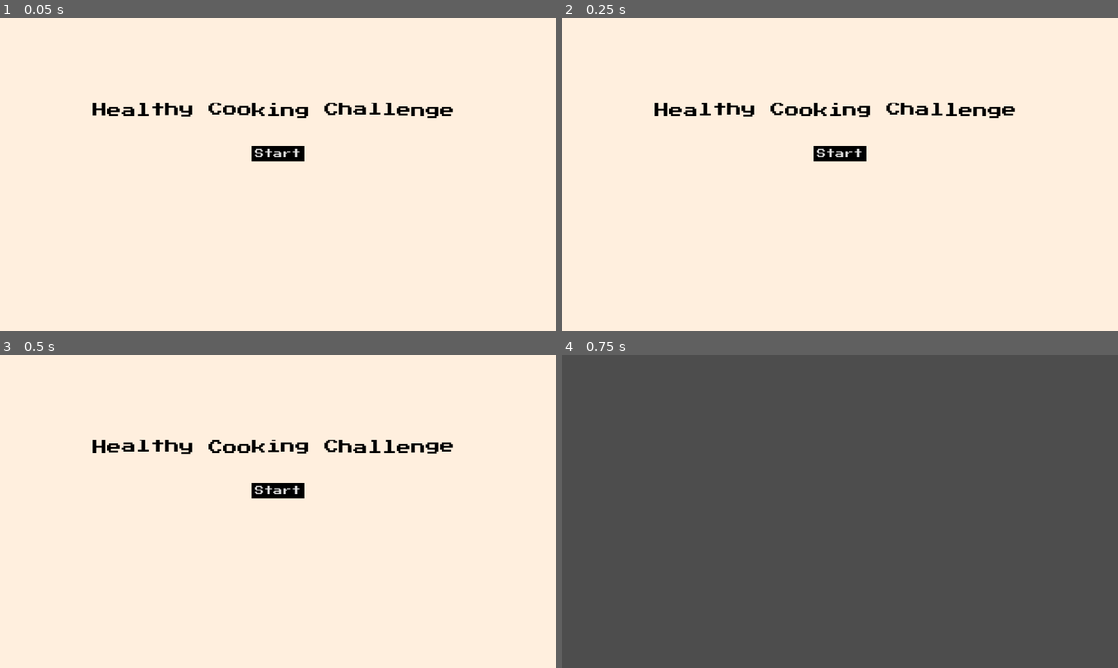
Above: before the commit, frames 1-4 (two rows, left to right).
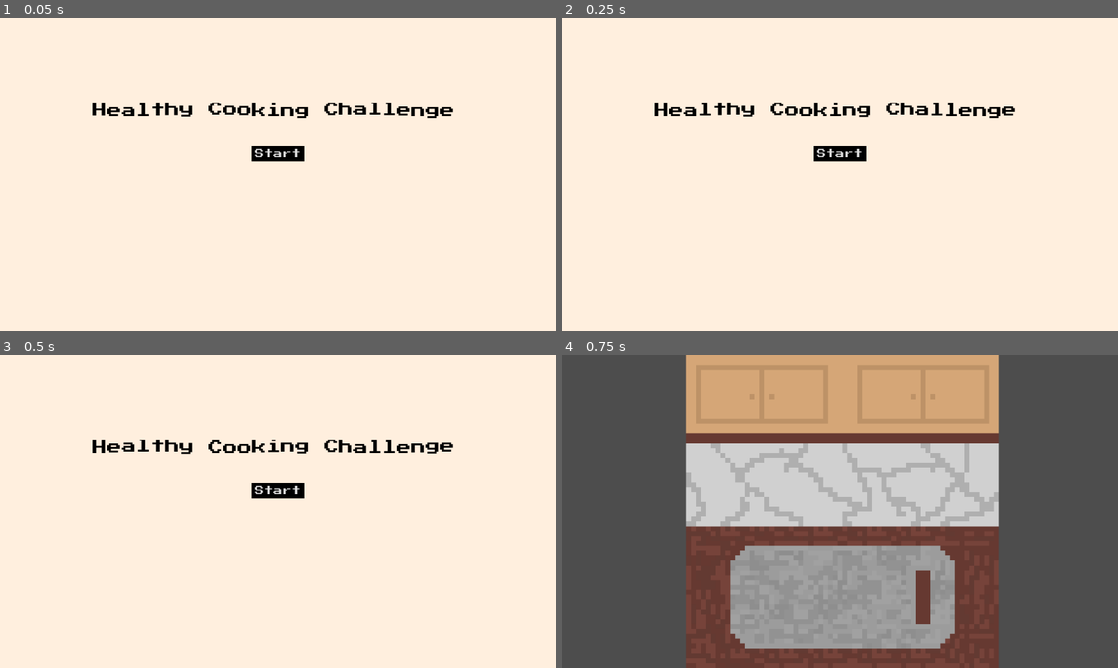
Above: after the commit, the same moments.

Repository: xeltux/Healthy-Cooking-Challenge
Game: Godot game, scene res://Scenes/Start-screen.tscn
The game is run twice, just before and just after one commit, with the same random seed, the same clock (stepped at 60 frames per second) and the same inputs.
Inputs:
- Up to frame 1 (0.05 s): no input
- Up to frame 2 (0.25 s): no input
- Up to frame 3 (0.5 s): no input
- Up to frame 4 (0.75 s): click "Start" at 0.5 s

Frames 1-3 are identical in both runs. In frame 4, 56% of the frame differs, in the area x 22-79%, y 0-100%.

Commit message:
Update Main.tscn

Diff:
--- a/Scenes/Main.tscn
+++ b/Scenes/Main.tscn
@@ -1,3 +1,11 @@
-[gd_scene format=3 uid="uid://bhju4s0arbeov"]
+[gd_scene load_steps=2 format=3 uid="uid://bhju4s0arbeov"]
+
+[ext_resource type="Texture2D" uid="uid://crh5adlrouc2f" path="res://Assets/Sprite Art/Cooking Board copy.png" id="1_s2iu6"]
 
 [node name="Node2D" type="Node2D"]
+
+[node name="CookingBoardCopy" type="Sprite2D" parent="."]
+texture_filter = 1
+position = Vector2(581.25, 324.25)
+scale = Vector2(10.1172, 10.1172)
+texture = ExtResource("1_s2iu6")
